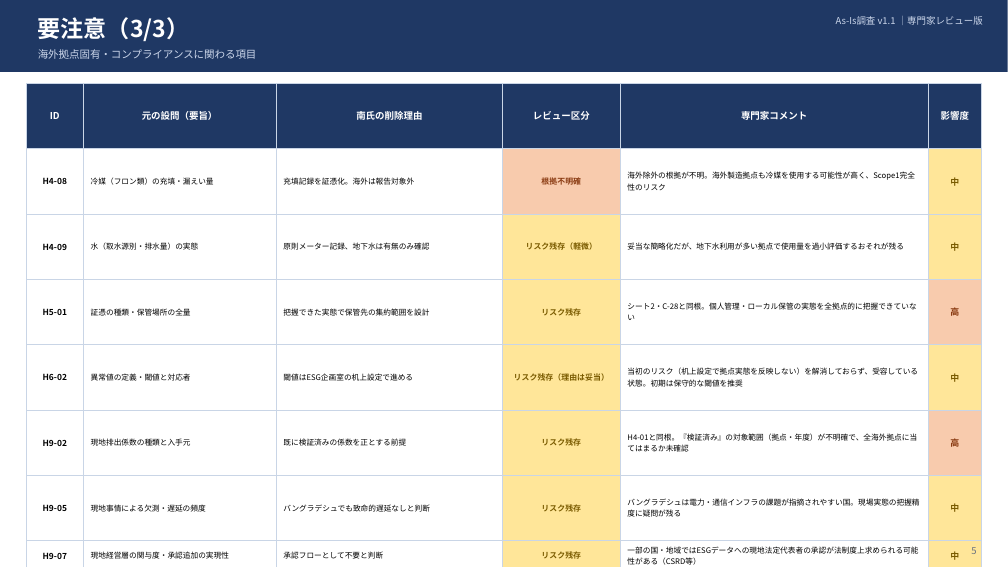
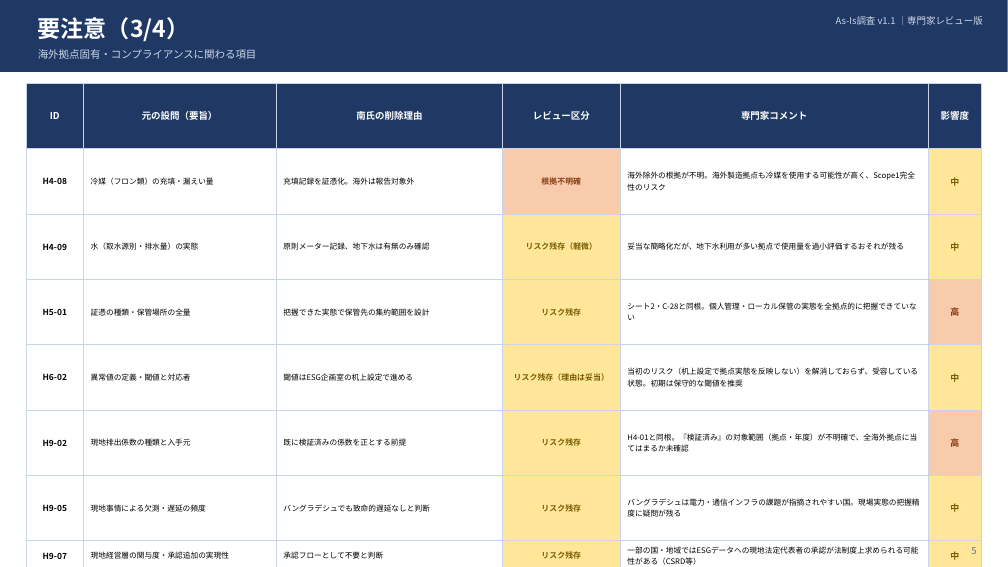
Before and after one commit to tk-tus2-cloud/free_creative, a slide deck: slide 5 of docs/As-Is調査_削減設問リスク一覧.pptx. Drawn at 1008x567 pixels with LibreOffice and Linux fonts; fonts in the diff are those of the drawing. Boxes give left, top, right and bottom in pixels: in the first picture for what was removed or moved away, otherwise in the second. Text is boxed around its words. In the diff, an @@ line names an element or a change of style, - is before the commit and + after.

```diff
--- a/docs/As-Is調査_削減設問リスク一覧.pptx
+++ b/docs/As-Is調査_削減設問リスク一覧.pptx
@@ text at [38,17,189,41]: text changed @@
-要注意（3/3）
+要注意（3/4）
```
Also in this commit, not shown: 7 other slides changed, 2 slides added, 1 other file.
